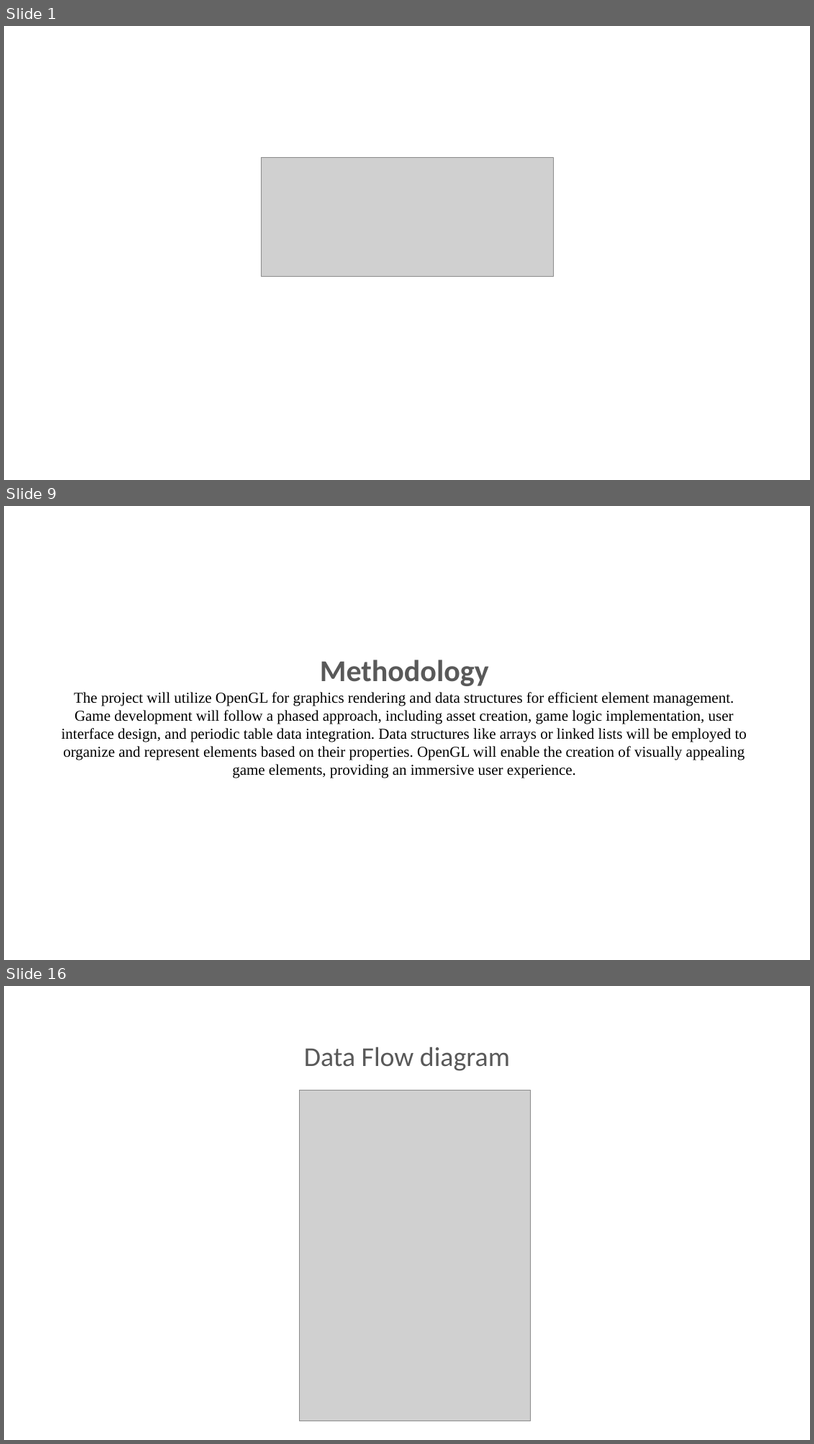
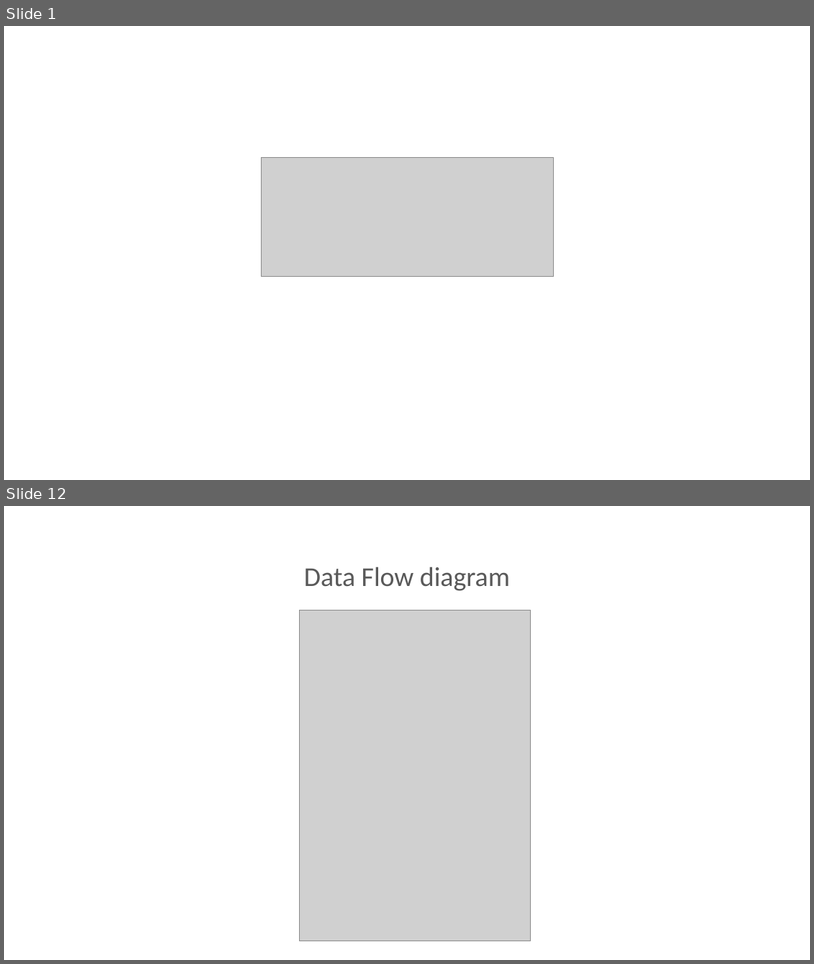
Before and after one commit to shahanxali/Mendeleev-s-Marvel, a slide deck: PPT_.pptx. Shown one above the other, each under a label of ours: slides 1, 9 and 16 before the commit, slides 1 and 12 after it; the slides between them are not shown. The pictures are 814x1444 and 814x964 pixels, drawn with LibreOffice and Linux fonts; fonts in the diff are those of the drawing; grey boxes stand for pictures; background and template pictures are left out. Boxes give left, top, right and bottom in pixels: in the first picture for what was removed or moved away, otherwise in the second. Text is boxed around its words. In the diff, an @@ line names an element or a change of style, - is before the commit and + after.

```diff
--- a/PPT_.pptx
+++ b/PPT_.pptx
@@ slide 9 removed at [4,506,810,960], background picture (left out) @@
@@ title removed at [62,659,747,778] @@
-Methodology
-The project will utilize OpenGL for graphics rendering and data structures for efficient element management. Game development will follow a phased approach, including asset creation, game logic implementation, user interface design, and periodic table data integration. Data structures like arrays or linked lists will be employed to organize and represent elements based on their properties. OpenGL will enable the creation of visually appealing game elements, providing an immersive user experience.
@@ what was slide 16 is now slide 12 @@
```
Also in this commit, not shown: 9 slides changed, 4 slides added, 7 other slides removed, 7 other files.
